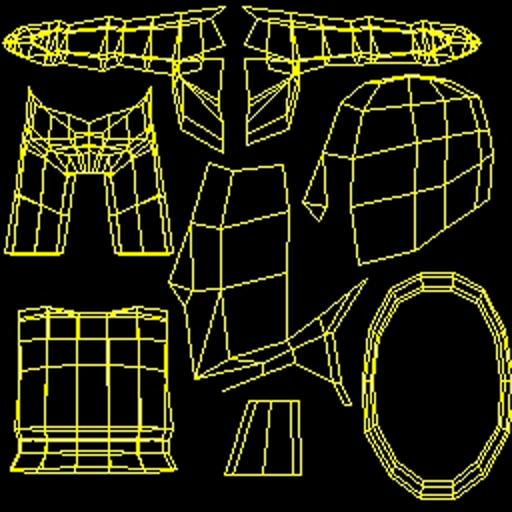
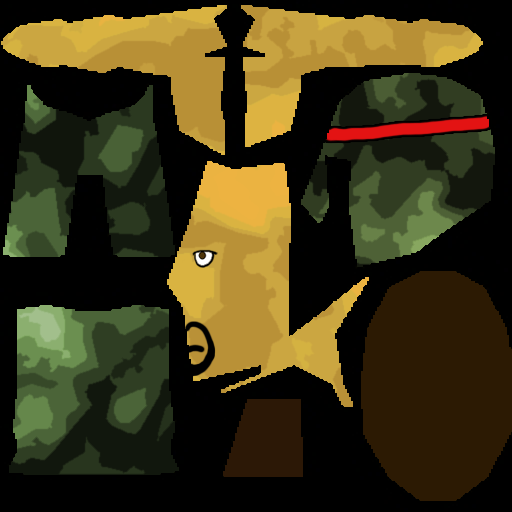
Before/after of a 512x512 layered artwork. What changed in the layer stack:
hid "UV" over (x1=1, y1=5, x2=512, y2=501)
added group "Soldier 2" with 9 layers above "Soldier 1" over (x1=1, y1=5, x2=512, y2=501)
added layer "Mouth" (1st of 2, in "Soldier 2") in group "Soldier 2" over (x1=185, y1=321, x2=216, y2=377)
added layer "Eyes copy" in group "Soldier 2" over (x1=182, y1=249, x2=218, y2=268)
added layer "Cap Detail" (1st of 2, in "Soldier 2") in group "Soldier 2" over (x1=325, y1=115, x2=493, y2=142)
added layer "Cap copy" in group "Soldier 2" over (x1=301, y1=73, x2=495, y2=267)
added layer "Shoes copy" in group "Soldier 2" over (x1=223, y1=399, x2=303, y2=477)
added layer "Waist copy" in group "Soldier 2" over (x1=361, y1=271, x2=512, y2=501)
added layer "Robes" (1st of 2, in "Soldier 2") (luminosity) in group "Soldier 2" over (x1=3, y1=85, x2=179, y2=475)
added layer "Flesh Detail" (1st of 2, in "Soldier 2") (pin light, 65%) in group "Soldier 2" over (x1=1, y1=5, x2=483, y2=407)
added layer "Flesh copy" in group "Soldier 2" over (x1=1, y1=5, x2=483, y2=407)
